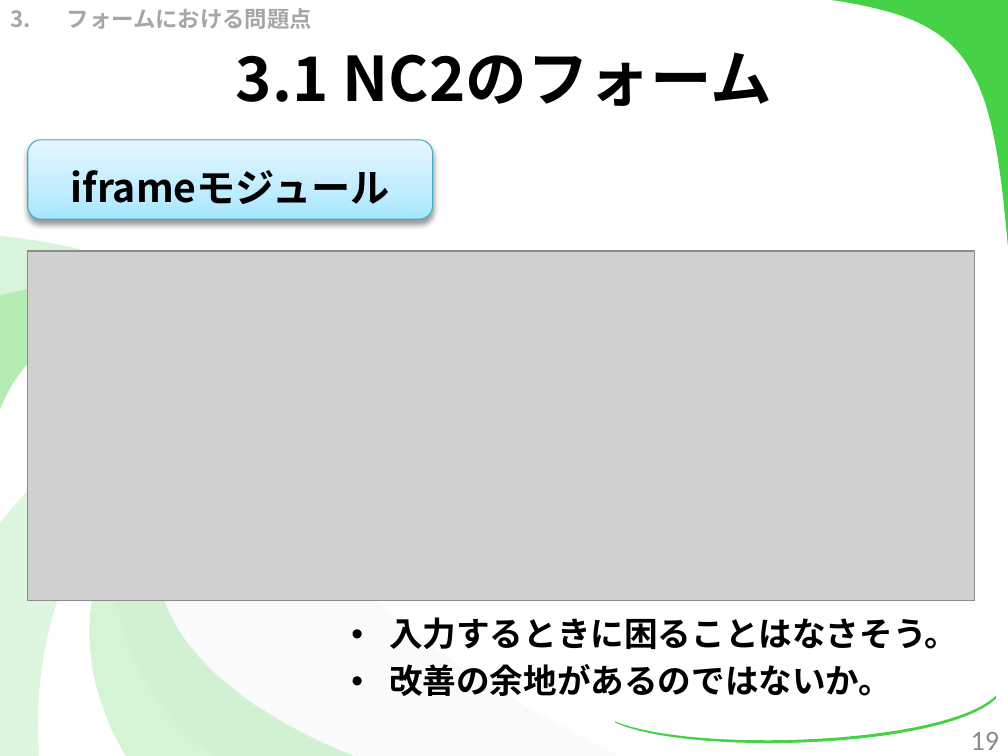
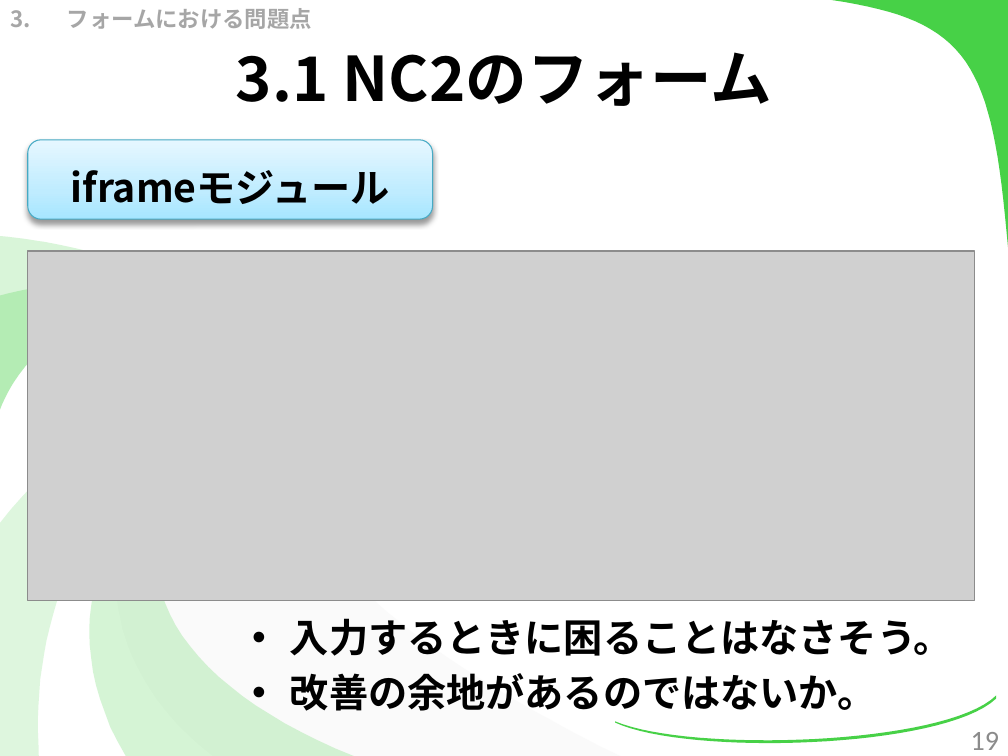
Before and after one commit to kotaro0717/Report-Management, a slide deck: slide 19 of 1.中間報告/3.発表資料/report_hokada.pptx. Drawn at 1008x756 pixels with LibreOffice and Linux fonts; fonts in the diff are those of the drawing; grey boxes stand for pictures. Boxes give left, top, right and bottom in pixels: in the first picture for what was removed or moved away, otherwise in the second. Text is boxed around its words. In the diff, an @@ line names an element or a change of style, - is before the commit and + after.

```diff
--- a/1.中間報告/3.発表資料/report_hokada.pptx
+++ b/1.中間報告/3.発表資料/report_hokada.pptx
@@ text "入力するときに困ることはなさそう。": place and size @@
-text "入力するときに困ることはなさそう。" at [389, 617, 958, 696]
+text "入力するときに困ることはなさそう。" at [290, 618, 953, 711]
@@ text "入力するときに困ることはなさそう。" at [290, 618, 953, 711]: size 24 to 28 pt @@
```
Also in this commit, not shown: 23 other slides changed, 3 slides added.
